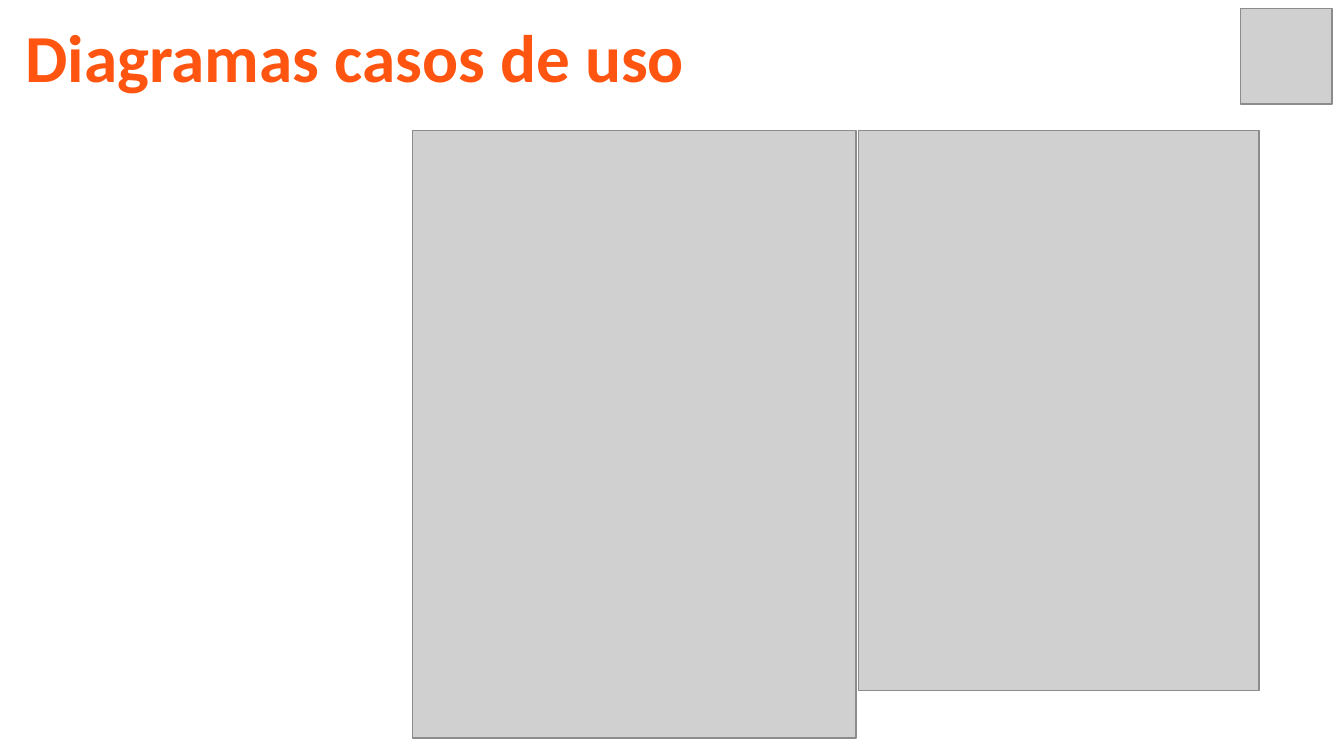
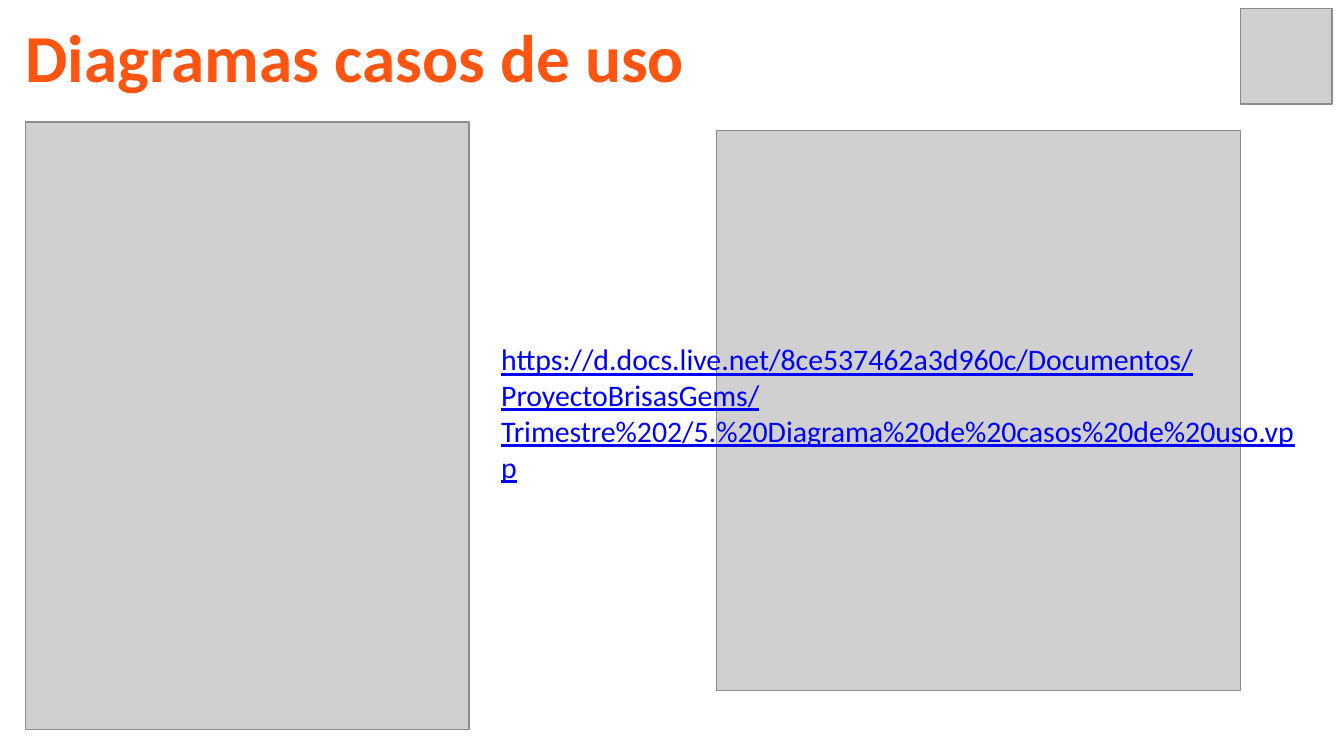
Before and after one commit to Natalia0404/ProyectoBrisasGems, a slide deck: slide 24 of Trimestre 2/1. Presentación proyecto plantilla SENA.pptx. Drawn at 1344x756 pixels with LibreOffice and Linux fonts; fonts in the diff are those of the drawing; grey boxes stand for pictures; background and template pictures are left out. Boxes give left, top, right and bottom in pixels: in the first picture for what was removed or moved away, otherwise in the second. Text is boxed around its words. In the diff, an @@ line names an element or a change of style, - is before the commit and + after.

```diff
--- a/Trimestre 2/1. Presentación proyecto plantilla SENA.pptx
+++ b/Trimestre 2/1. Presentación proyecto plantilla SENA.pptx
@@ picture: place and size @@
-picture at box(413, 130, 856, 738)
+picture at box(26, 122, 469, 730)
@@ picture: place and size @@
-picture at box(859, 130, 1259, 691)
+picture at box(716, 130, 1241, 691)
@@ text added at box(501, 346, 1294, 449), 16 pt, text #0000FF, underline @@
+https://d.docs.live.net/8ce537462a3d960c/Documentos/ProyectoBrisasGems/Trimestre%202/5.%20Diagrama%20de%20casos%20de%20uso.vpp
```
Also in this commit, not shown: 6 other slides changed, 1 other file.
